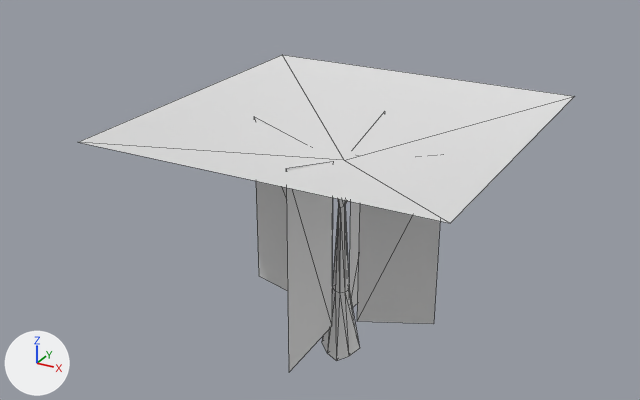
Before and after pictures for a commit that changed the glTF model data/models/geometry/mogarg01a.glb.
One viewpoint serves both versions: a 50 mm camera at (97.3, -189.9, 131.9) aimed at (-6.7, -0.7, 37.3). The lights are fixed; the arrows at lower left show +X, +Y and +Z. The picture after the commit comes second. Mesh edges are drawn as thin lines. Where no turn or scale is listed for an object, it has been applied to the vertices. Vertices at exactly the same position are counted once.

The first picture shows 'TRUNK_1'.
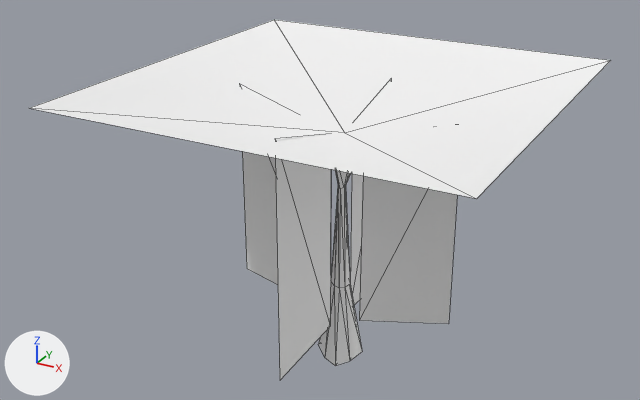
Pixel boxes [x1, y1, x2, y2] of what changed, in the pictures (640 x 400 px):
'TRUNK_1', reshaped, rescaled
    before: [79, 55, 574, 372]
    after: [319, 170, 362, 366]
'cube5', added
    after: [30, 20, 611, 199]
'obj1', added
    after: [239, 79, 457, 380]
part 1 of me_trunk_1, deleted
    before: [79, 55, 574, 223]
part 2 of me_trunk_1, deleted
    before: [254, 117, 288, 291]
part 3 of me_trunk_1, deleted
    before: [286, 161, 333, 372]
part 4 of me_trunk_1, deleted
    before: [357, 204, 440, 324]
part 5 of me_trunk_1, deleted
    before: [349, 114, 383, 308]
part 6 of me_trunk_1, recoloured
    before: [322, 199, 360, 361]
    after: [319, 170, 362, 366]

The change, as a list of edits to the scene's bpy script:
```text
Add mat_motrnk01sm:
    mat_motrnk01sm = principled_material('motrnk01sm')
    mat_motrnk01sm.base_color = (1.0, 1.0, 1.0)  # white #ffffff
    mat_motrnk01sm.metallic = 0.1
    mat_motrnk01sm.roughness = 0.6
Add mat_movine01sm:
    mat_movine01sm = principled_material('movine01sm')
    mat_movine01sm.base_color = (1.0, 1.0, 1.0)  # white #ffffff
    mat_movine01sm.metallic = 0.1
    mat_movine01sm.roughness = 0.6
Add mat_moleaf01sm:
    mat_moleaf01sm = principled_material('moleaf01sm')
    mat_moleaf01sm.base_color = (1.0, 1.0, 1.0)  # white #ffffff
    mat_moleaf01sm.metallic = 0.1
    mat_moleaf01sm.roughness = 0.6
Change me_trunk_1:
    used by ob_trunk_1; location = (0.0, 0.0, 0.0)
    remove me_trunk_1.from_pydata(...)  # 51 vertices, 64 faces; spans x -46.1..46.1, y -46.1..46.1, z -6.9..61.1
    remove me_trunk_1.materials.append(mat_mat8646d222)  # white #e7e7e7
    remove me_trunk_1.materials.append(mat_mat7a51bb7f)  # white #e7e7e7
    add me_trunk_1.from_pydata(...)  # 30 vertices, 52 faces; spans x -5.8..5.2, y -6.8..5.7, z -6.9..50.1
    me_trunk_1 part 1: the loose piece of 5 vertices spanning x -46.1..46.1, y -46.1..46.1, z 49.6..61.1 is deleted
    me_trunk_1 part 2: the loose piece of 4 vertices spanning x -27.4..-3.4, y -0.1..0.1, z 3.0..57.0 is deleted
    me_trunk_1 part 3: the loose piece of 4 vertices spanning x -0.4..-0.2, y -28.7..-5.4, z 1.7..57.2 is deleted
    me_trunk_1 part 4: the loose piece of 4 vertices spanning x 4.5..26.9, y 0.0..0.2, z 2.9..56.0 is deleted
    me_trunk_1 part 5: the loose piece of 4 vertices spanning x -0.2..0.0, y 4.2..24.3, z 1.4..55.9 is deleted
    me_trunk_1 part 6: 52 faces spanning x -5.8..5.2, y -6.8..5.7, z -6.9..50.1 switch from mat_mata1ef81d1 (white #e7e7e7) to mat_motrnk01sm (white #ffffff)
Add me_obj1:
    me_obj1.from_pydata([(-31.5, 0.0, 65.5), (-4.0, 0.0, 57.1), (-3.9, -0.1, 3.5), (-31.4, 0.1, 9.9), (-0.3, -33.0, 65.8), (-0.4, -6.2, 58.7), (-0.4, -6.4, 3.3), (-0.3, -33.0, 2.0), (31.0, 0.0, 64.4), (5.4, 0.2, 57.6), (5.2, 0.1, 3.3), (30.9, 0.1, 9.9), (0.0, 27.9, 64.2), (-0.2, 4.8, 58.2), (-0.2, 4.8, 3.0), (0.0, 28.0, 1.7)], [], [(0, 2, 1), (0, 3, 2), (4, 6, 5), (4, 7, 6), (8, 10, 9), (8, 11, 10), (12, 14, 13), (12, 15, 14)])
    me_obj1.materials.append(mat_movine01sm)  # white #ffffff
Add me_cube5:
    me_cube5.from_pydata([(0.0, 0.0, 53.1), (-53.1, -53.1, 66.3), (-53.1, 53.1, 66.3), (53.1, 53.1, 66.3), (53.1, -53.1, 66.3)], [], [(0, 2, 1), (0, 4, 3), (2, 0, 3), (4, 0, 1)])
    me_cube5.materials.append(mat_moleaf01sm)  # white #ffffff
Change ob_trunk_1:
    ob_trunk_1.scale: (1.0, 1.0, 1.0) -> (1.15, 1.15, 1.15)
Add ob_obj1:
    ob_obj1 = bpy.data.objects.new('obj1', me_obj1)
    ob_obj1.location = (0.0, 0.0, 0.0)
Add ob_cube5:
    ob_cube5 = bpy.data.objects.new('cube5', me_cube5)
    ob_cube5.location = (0.0, 0.0, 4.0)
```
